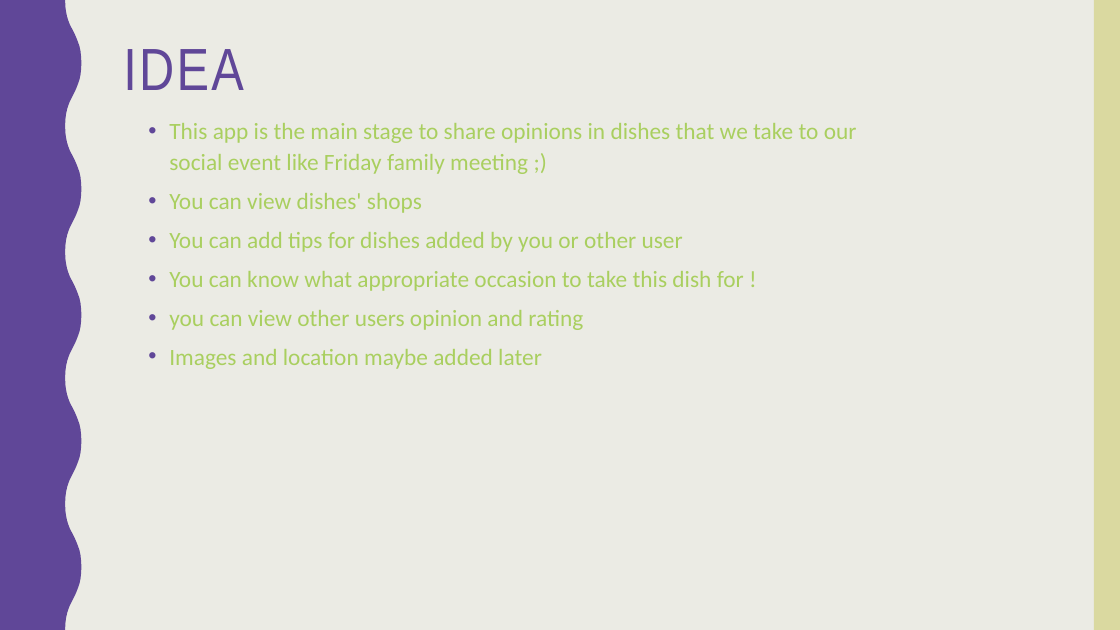
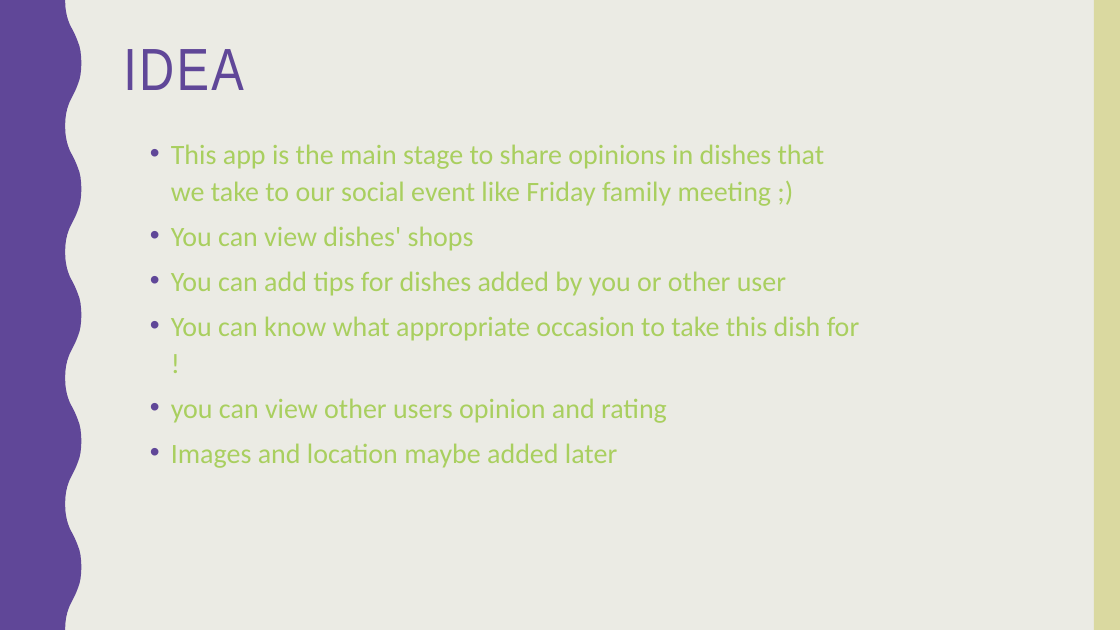
Before and after one commit to norahK/444SWE-Project, a slide deck: slide 2 of Pick a dish app.pptx. Drawn at 1120x630 pixels with LibreOffice and Linux fonts; fonts in the diff are those of the drawing. Boxes give left, top, right and bottom in pixels: in the first picture for what was removed or moved away, otherwise in the second. Text is boxed around its words. In the diff, an @@ line names an element or a change of style, - is before the commit and + after.

```diff
--- a/Pick a dish app.pptx
+++ b/Pick a dish app.pptx
@@ text "This app is the main ...": place and size @@
-text "This app is the main ..." at [169,123,857,369]
+text "This app is the main ..." at [171,144,859,468]
@@ text "This app is the main ..." at [171,144,859,468]: size 20 to 24 pt @@
```
Also in this commit, not shown: 2 other slides changed.
